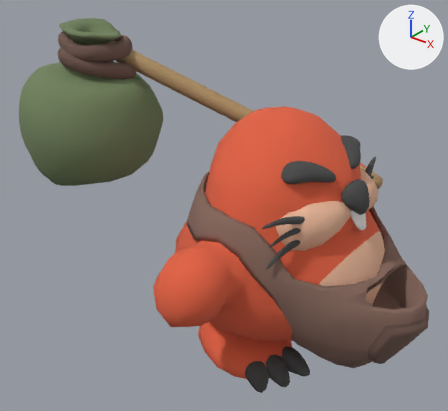
The FBX model Assets/FBX/MotherMole.fbx as it was, and as the next commit left it.
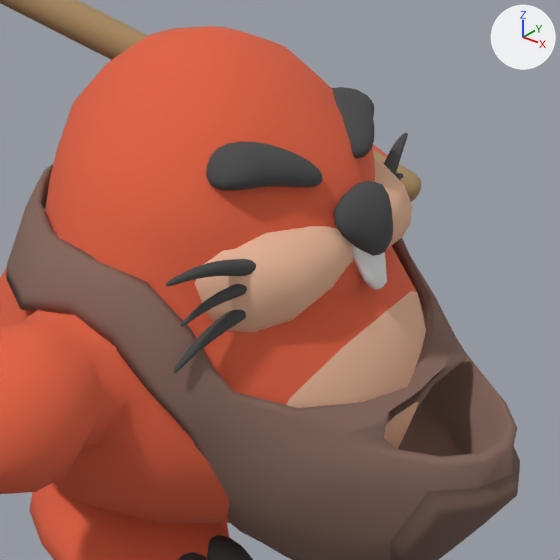
Each version is shown whole from a camera (50 mm lens) standing at (3.42, -5.29, 4.62) and looking at (-0.83, 0.02, 1.33), then close up on the part from 41% to 100% of the width and 23% to 87% of the height. Arrows for +X, +Y and +Z are at upper right; the lights stay in place. The older version's two pictures come first. Where no turn or scale is listed for an object, it has been applied to the vertices. Vertices at exactly the same position are counted once.

Script lines for the objects in view, before the commit:
```python
me_cube_017 = bpy.data.meshes.new('Cube.017')
me_cube_017.from_pydata(...)  # 6027 vertices, 5973 faces; spans x -4.0..1.83, y -1.92..1.92, z -0.01..3.29
# faces by material slot: [204, 521, 2720, 96, 864, 308, 1036, 224]
me_cube_017.materials.append(mat_lightred)  # beige #e7b698
me_cube_017.materials.append(mat_darkred)  # red #e16142
me_cube_017.materials.append(mat_black)  # dark grey #4a4a4a
me_cube_017.materials.append(mat_white)  # white #e7e7e7
me_cube_017.materials.append(mat_darkgreen)  # green #72835d
me_cube_017.materials.append(mat_brown)  # brown #83665b
me_cube_017.materials.append(mat_darkbrown)  # brown #6e554c
me_cube_017.materials.append(mat_stick)  # brown #ac8f66
ob_tankmole_001 = bpy.data.objects.new('TankMole.001', me_cube_017)
ob_tankmole_001.location = (0.0, 0.0, 0.0)
```
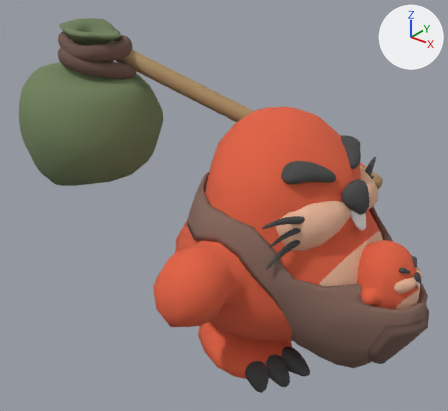
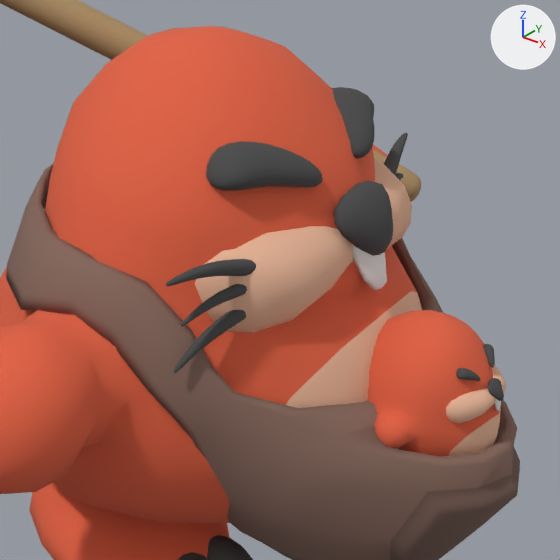
The newer file is also rescaled (x0.796) as a whole; pictures and numbers use the older file's frame.

What differs and where, as boxes (x1, y1, x2, y2) in the close-ups (560 x 560 px):
part 1 of me_cube_017, added: after (456, 368, 480, 381)
part 2 of me_cube_017, added: after (483, 344, 495, 368)
part 3 of me_cube_017, added: after (488, 378, 504, 401)
part 4 of me_cube_017, added: after (494, 399, 501, 411)
part 5 of me_cube_017, added: after (368, 310, 501, 457)
part 6 of me_cube_017, added (beige): after (446, 388, 496, 423)
part 7 of me_cube_017, added (mostly hidden): after (492, 365, 506, 393)

The edits, one by one:
me_cube_017 is used by ob_tankmole_001; location (0.0, 0.0, 0.0).
me_cube_017 had 6027 vertices, 5973 faces and spanned x -4.0..1.83, y -1.92..1.92, z -0.01..3.29.
me_cube_017 now has 7845 vertices, 7754 faces and spans x -4.0..1.83, y -1.92..1.92, z -0.01..3.29.
me_cube_017 part 1: the loose piece of 162 vertices spanning x 0.33..0.77, y -0.67..-0.16, z 2.16..2.38 is copied, and the copy is multiplied about its middle by the matrix ((0.219, 0.004, 0.038), (-0.007, 0.221, 0.015), (-0.037, -0.016, 0.218)), then moved by (1.0, 0.3, -0.87); it spans x 1.5..1.59, y -0.17..-0.07, z 1.36..1.43.
me_cube_017 part 2: the loose piece of 162 vertices spanning x 0.33..0.77, y 0.16..0.67, z 2.16..2.38 is copied, and the copy is multiplied about its middle by the matrix ((0.219, -0.004, 0.038), (0.007, 0.221, -0.015), (-0.037, 0.016, 0.218)), then moved by (1.0, -0.3, -0.87); it spans x 1.5..1.59, y 0.07..0.17, z 1.36..1.43.
me_cube_017 part 3: the loose piece of 98 vertices spanning x 0.8..1.03, y -0.23..0.23, z 1.79..2.12 is copied, and the copy is turned -9.2 degrees about the y axis through its middle and scaled by 0.268, then moved by (0.73, 0.0, -0.66); it spans x 1.61..1.69, y -0.06..0.06, z 1.25..1.34.
me_cube_017 part 4: the loose piece of 98 vertices spanning x 0.88..1.03, y -0.13..0.12, z 1.62..1.9 is copied, and the copy is scaled about its middle by (0.238, 0.222, 0.295), then moved by (0.71, 0.0, -0.53); it spans x 1.64..1.68, y -0.03..0.03, z 1.19..1.27.
me_cube_017 part 5: a new loose piece of 318 vertices spanning x 0.86..1.68, y -0.47..0.47, z 0.77..1.56.
me_cube_017 part 6: a new loose piece of 98 vertices spanning x 1.47..1.66, y -0.24..0.02, z 1.17..1.32, in mat_lightred (beige #e7b698).
me_cube_017 part 7: a new loose piece of 98 vertices spanning x 1.47..1.66, y -0.02..0.24, z 1.17..1.32, in mat_lightred (beige #e7b698).
Other edits to the shape of me_cube_017 do not show in these pictures.
